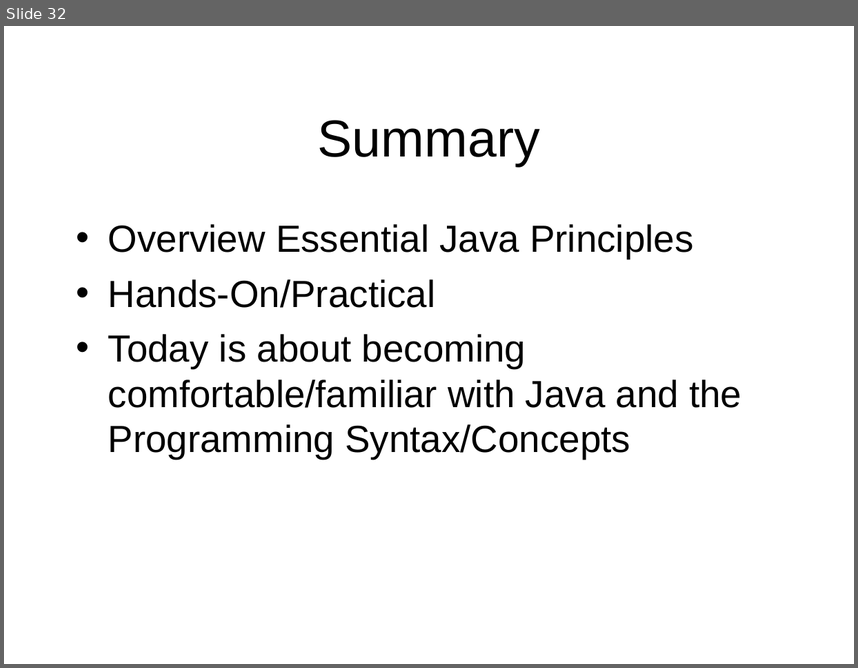
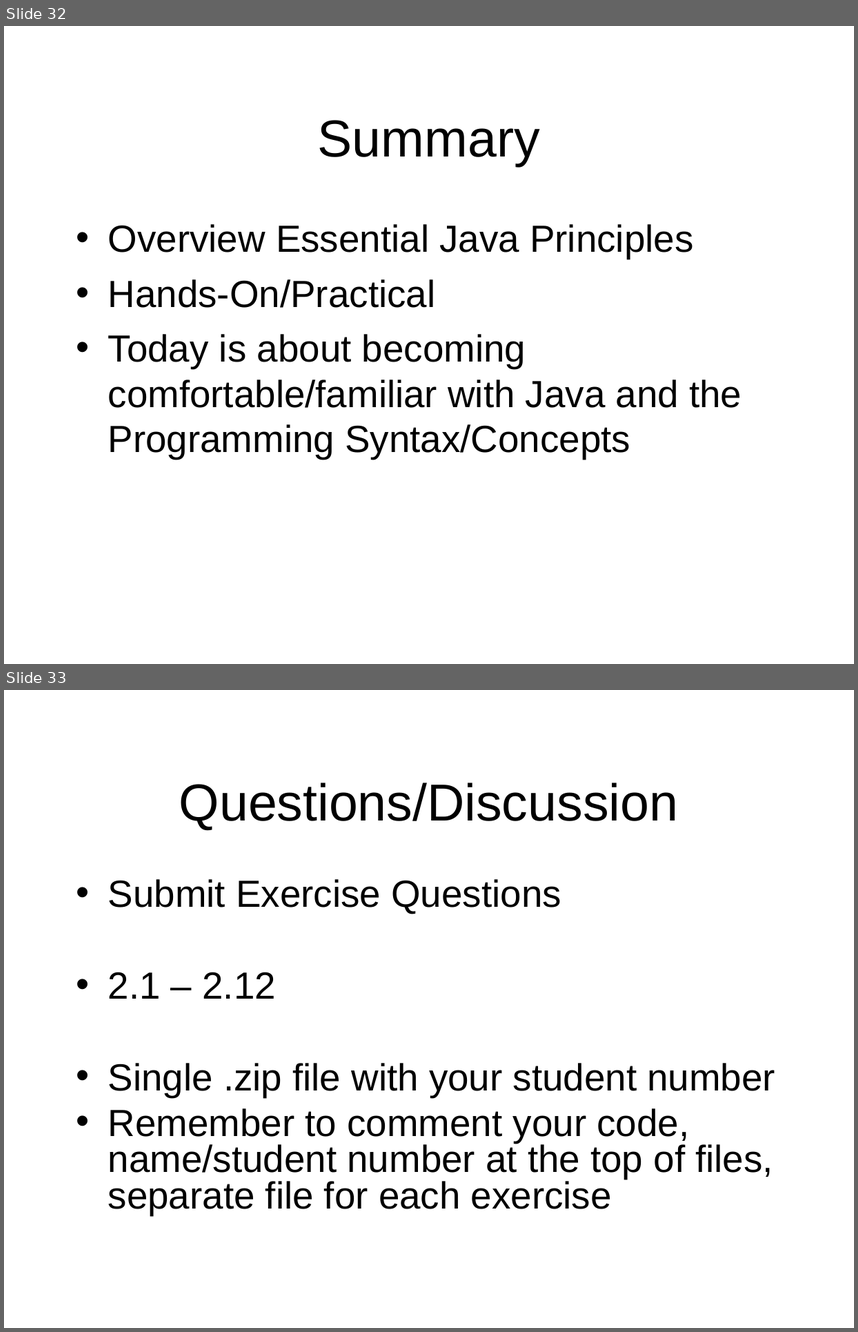
Before and after one commit to octaviordz/zjnu2017.github.io, a slide deck: OOP/lectures/020--Java.Basics.ppt. Shown one above the other, each under a label of ours: slide 32 before the commit, slides 32 and 33 after it. The pictures are 858x668 and 858x1332 pixels, drawn with LibreOffice and Linux fonts; fonts in the diff are those of the drawing. Boxes give left, top, right and bottom in pixels: in the first picture for what was removed or moved away, otherwise in the second. Text is boxed around its words. In the diff, an @@ line names an element or a change of style, - is before the commit and + after.

```diff
--- a/OOP/lectures/020--Java.Basics.ppt
+++ b/OOP/lectures/020--Java.Basics.ppt
@@ slide 33 added at [4,690,854,1328], background #FFFFFF @@
@@ title added at [179,782,679,830], 44 pt, text #000000 @@
+Questions/Discussion
@@ text added at [108,879,775,1215], 32 pt, text #000000 @@
+• Submit Exercise Questions
+• 2.1 – 2.12
+• Single .zip file with your student number
+• Remember to comment your code, name/student number at the top of files, separate file for each exercise
```
Also in this commit, not shown: 2 slides changed, 1 slide removed, 4 other files.
